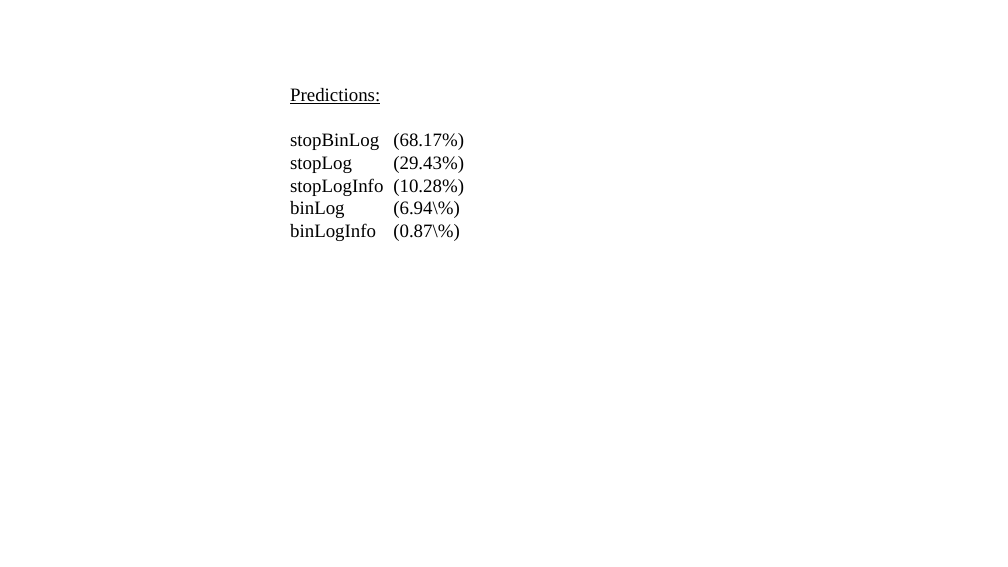
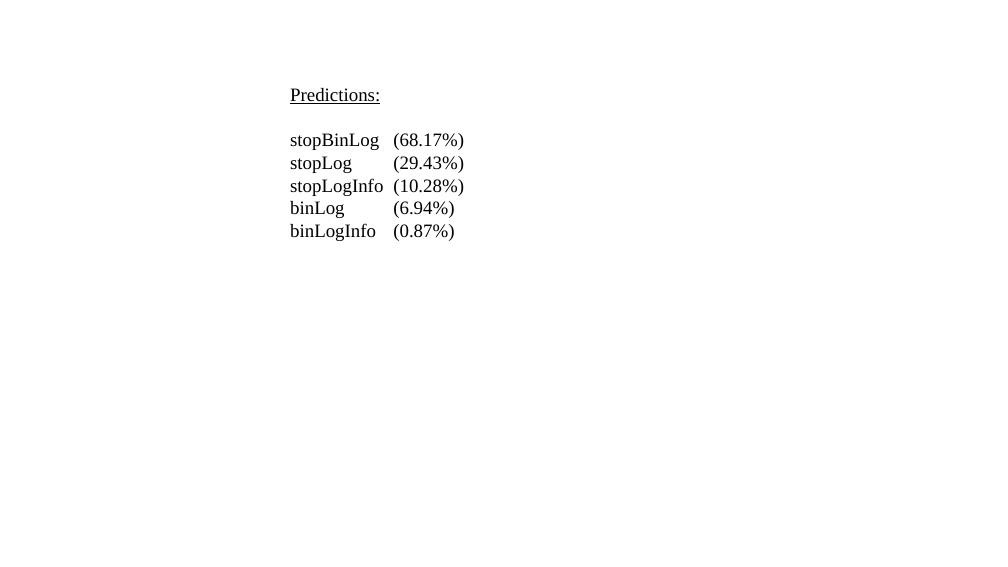
Before and after one commit to XuSihan/Thesis, a slide deck: slide 8 of image/maintenance.pptx. Drawn at 1008x567 pixels with LibreOffice and Linux fonts; fonts in the diff are those of the drawing. Boxes give left, top, right and bottom in pixels: in the first picture for what was removed or moved away, otherwise in the second. Text is boxed around its words. In the diff, an @@ line names an element or a change of style, - is before the commit and + after.

```diff
--- a/image/maintenance.pptx
+++ b/image/maintenance.pptx
@@ text at (x1=393, y1=201, x2=454, y2=241): text changed @@
-(6.94\%)
-(0.87\%)
+(6.94%)
+(0.87%)
```
Also in this commit, not shown: 5 other files.
